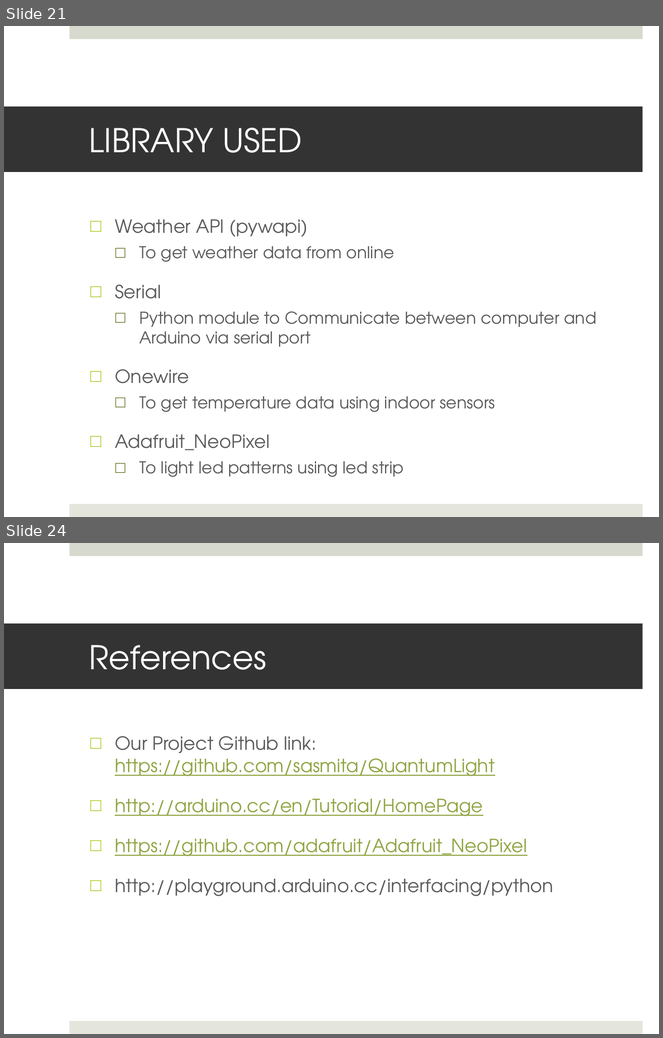
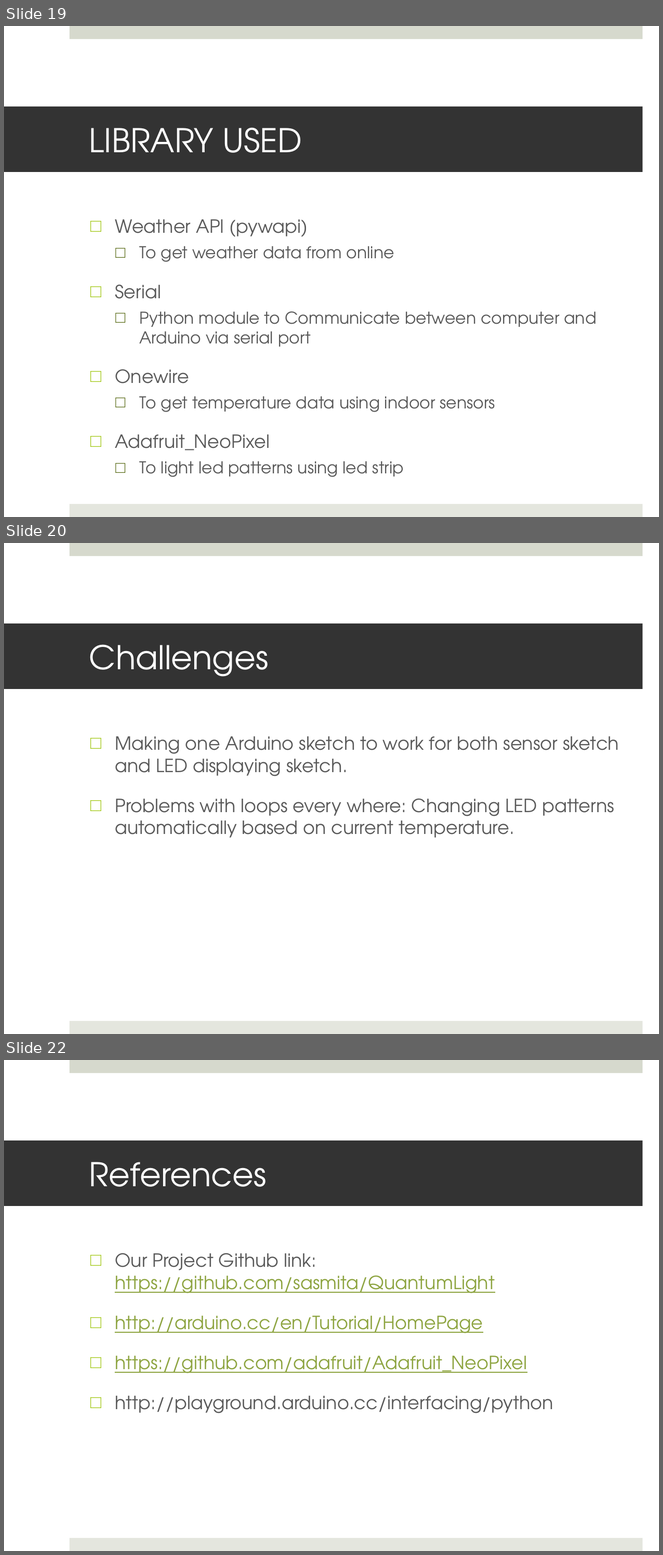
Before and after one commit to sasmita/QuantumLight, a slide deck: QL_Presentation1.pptx. Shown one above the other, each under a label of ours: slides 21 and 24 before the commit, slides 19, 20 and 22 after it; the slides between them are not shown. The pictures are 663x1038 and 663x1555 pixels, drawn with LibreOffice and Linux fonts; fonts in the diff are those of the drawing. Boxes give left, top, right and bottom in pixels: in the first picture for what was removed or moved away, otherwise in the second. Text is boxed around its words. In the diff, an @@ line names an element or a change of style, - is before the commit and + after.

```diff
--- a/QL_Presentation1.pptx
+++ b/QL_Presentation1.pptx
@@ slide 20 added at (4,543,659,1034), background #FFFFFF; not listed: 2 template elements that a slide beside it also shows @@
@@ title added at (4,624,643,689), fill #333333, 36 pt, text #FFFFFF @@
+Challenges
@@ text added at (115,736,619,838), 20 pt, text #595959 @@
+□ Making one Arduino sketch to work for both sensor sketch and LED displaying sketch.
+□ Problems with loops every where: Changing LED patterns automatically based on current temperature.
@@ what was slide 21 is now slide 19 @@
@@ what was slide 24 is now slide 22 @@
```
Also in this commit, not shown: 4 slides changed, 2 other slides added, 1 slide removed.
